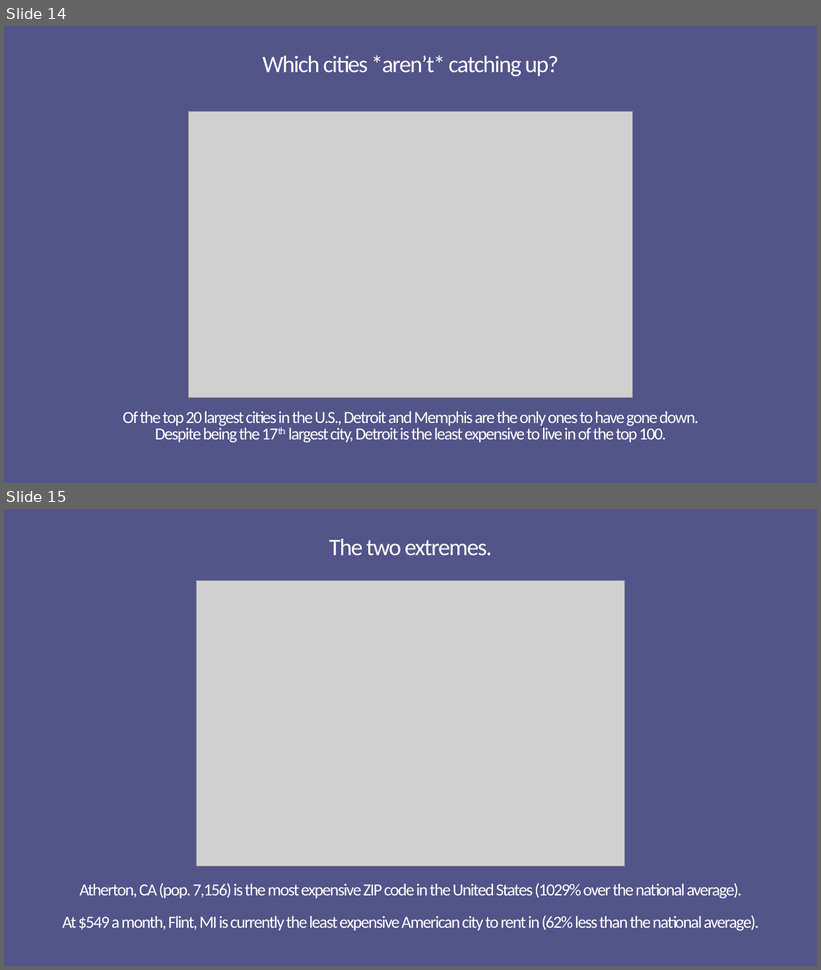
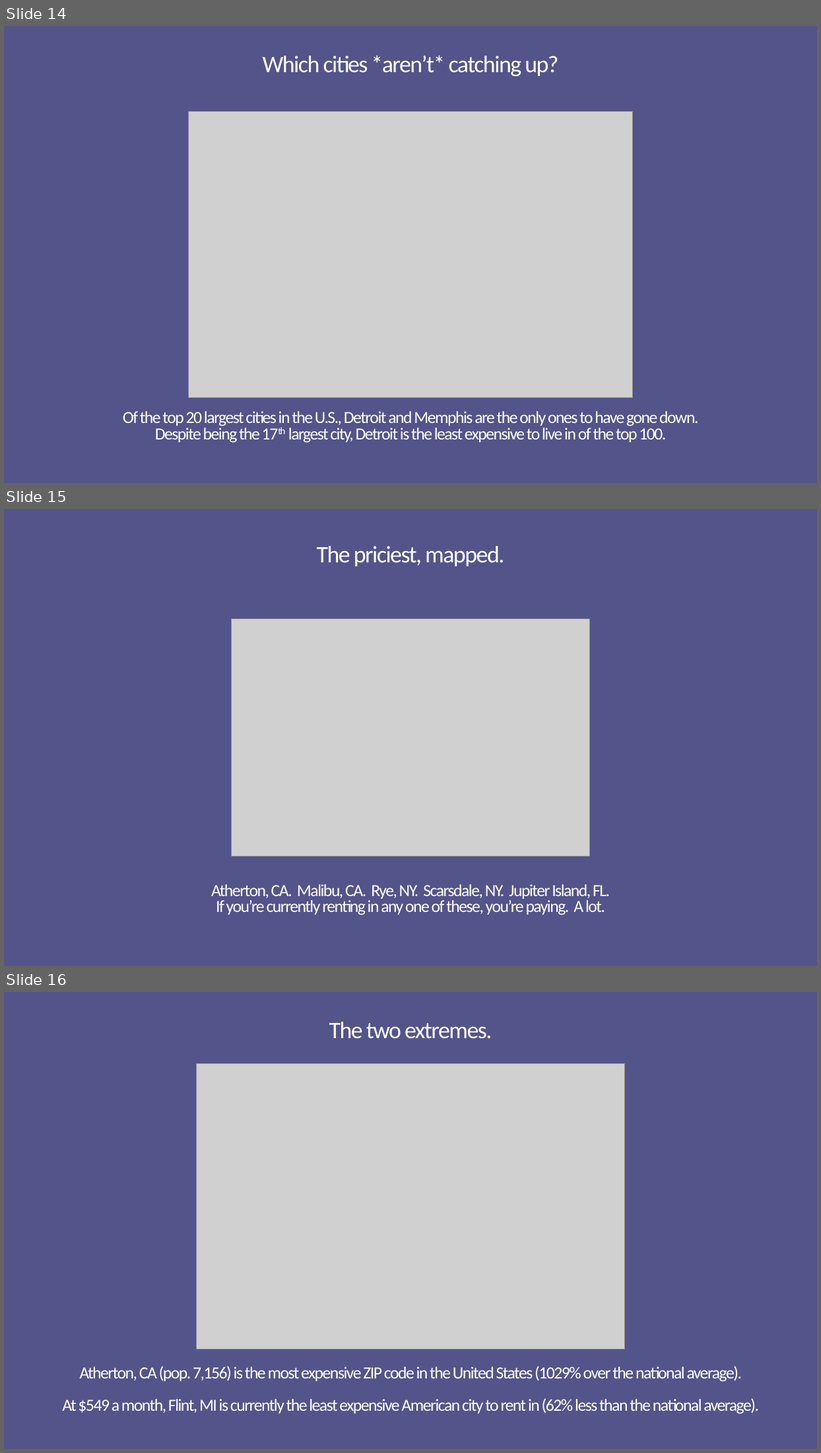
Before and after one commit to marcusmcb/group-project-1, a slide deck: resources/powerpoint/uci-rental-presentation.pptx. Shown one above the other, each under a label of ours: slides 14 and 15 before the commit, slides 14, 15 and 16 after it. The pictures are 821x970 and 821x1453 pixels, drawn with LibreOffice and Linux fonts; fonts in the diff are those of the drawing; grey boxes stand for pictures. Boxes give left, top, right and bottom in pixels: in the first picture for what was removed or moved away, otherwise in the second. Text is boxed around its words. In the diff, an @@ line names an element or a change of style, - is before the commit and + after.

```diff
--- a/resources/powerpoint/uci-rental-presentation.pptx
+++ b/resources/powerpoint/uci-rental-presentation.pptx
@@ slide 15 added at (4, 509, 817, 966), background #53548A @@
@@ title added at (317, 546, 504, 566), 28 pt, text #FFFFFF @@
+The priciest, mapped.
@@ picture added at (232, 619, 590, 856) @@
@@ text added at (211, 885, 610, 916), 20 pt, text #FFFFFF @@
+Atherton, CA. Malibu, CA. Rye, NY. Scarsdale, NY. Jupiter Island, FL.
+If you’re currently renting in any one of these, you’re paying. A lot.
@@ what was slide 15 is now slide 16 @@
```
Also in this commit, not shown: 1 other file.
